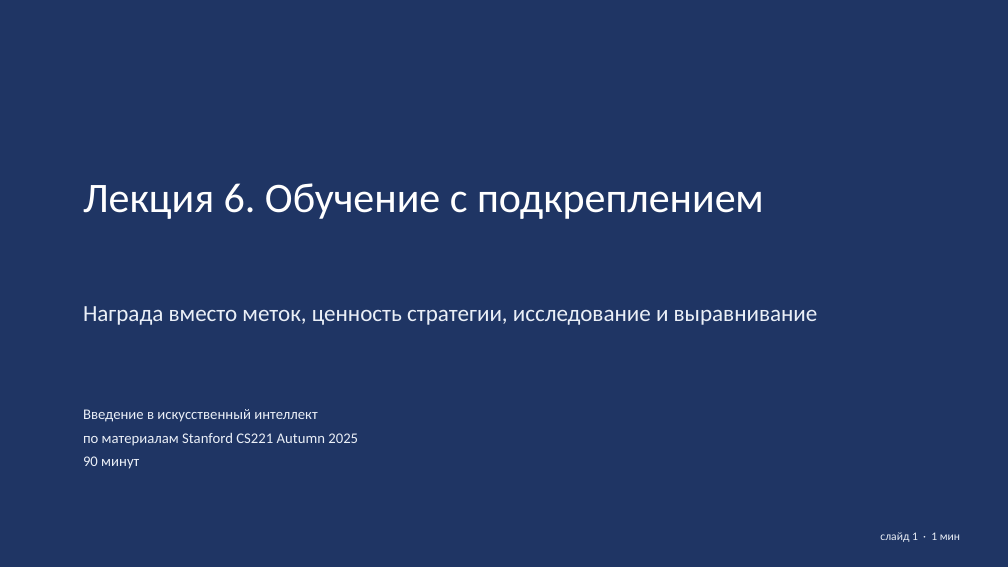
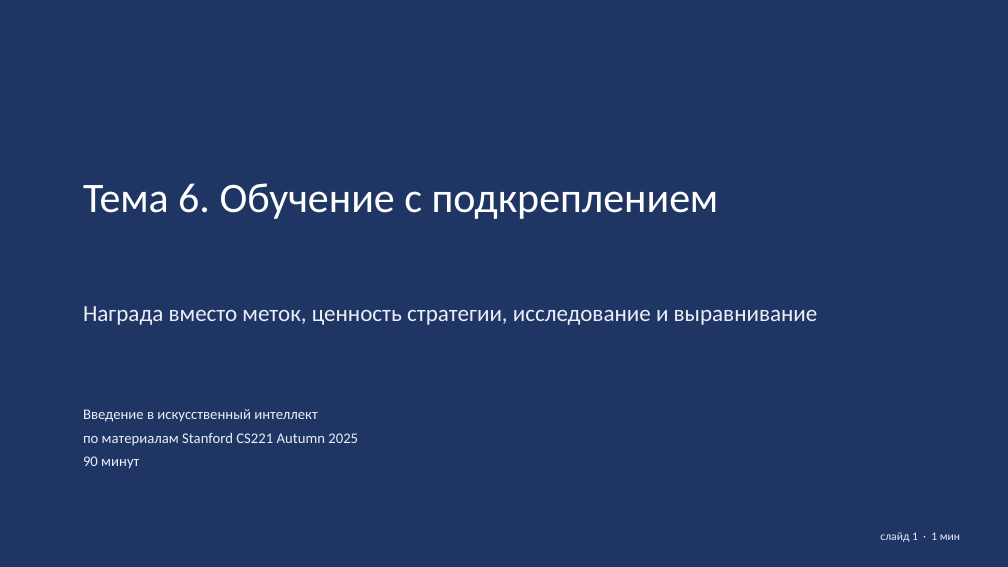
Before and after one commit to Eagle1man/stanford-ai-literacy-course, a slide deck: slide 1 of lecture-06/presentation.pptx. Drawn at 1008x567 pixels with LibreOffice and Linux fonts; fonts in the diff are those of the drawing. Boxes give left, top, right and bottom in pixels: in the first picture for what was removed or moved away, otherwise in the second. Text is boxed around its words. In the diff, an @@ line names an element or a change of style, - is before the commit and + after.

```diff
--- a/lecture-06/presentation.pptx
+++ b/lecture-06/presentation.pptx
@@ text at (x1=83, y1=183, x2=719, y2=219): text changed @@
-Лекция 6. Обучение с подкреплением
+Тема 6. Обучение с подкреплением
```
Also in this commit, not shown: 21 other slides changed, 13 other files.
